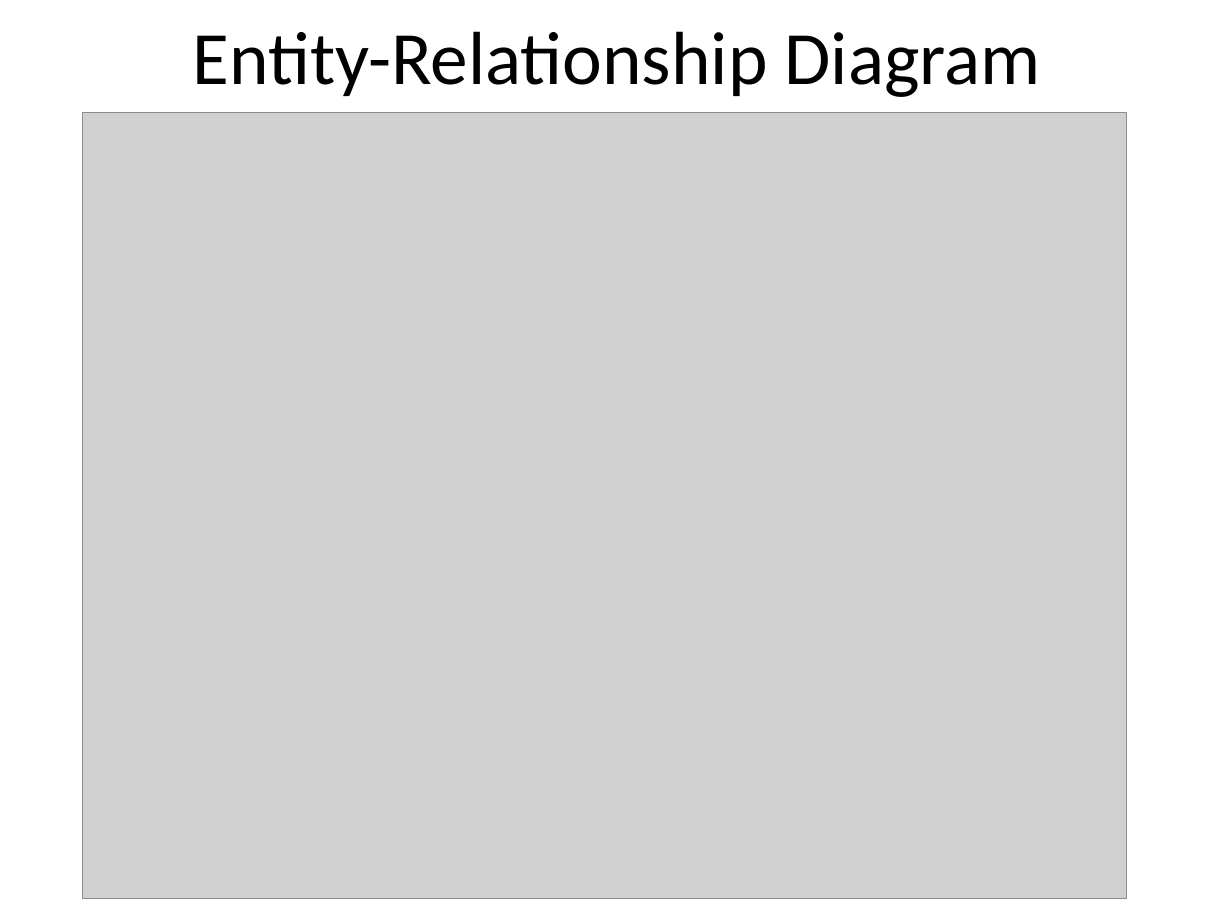
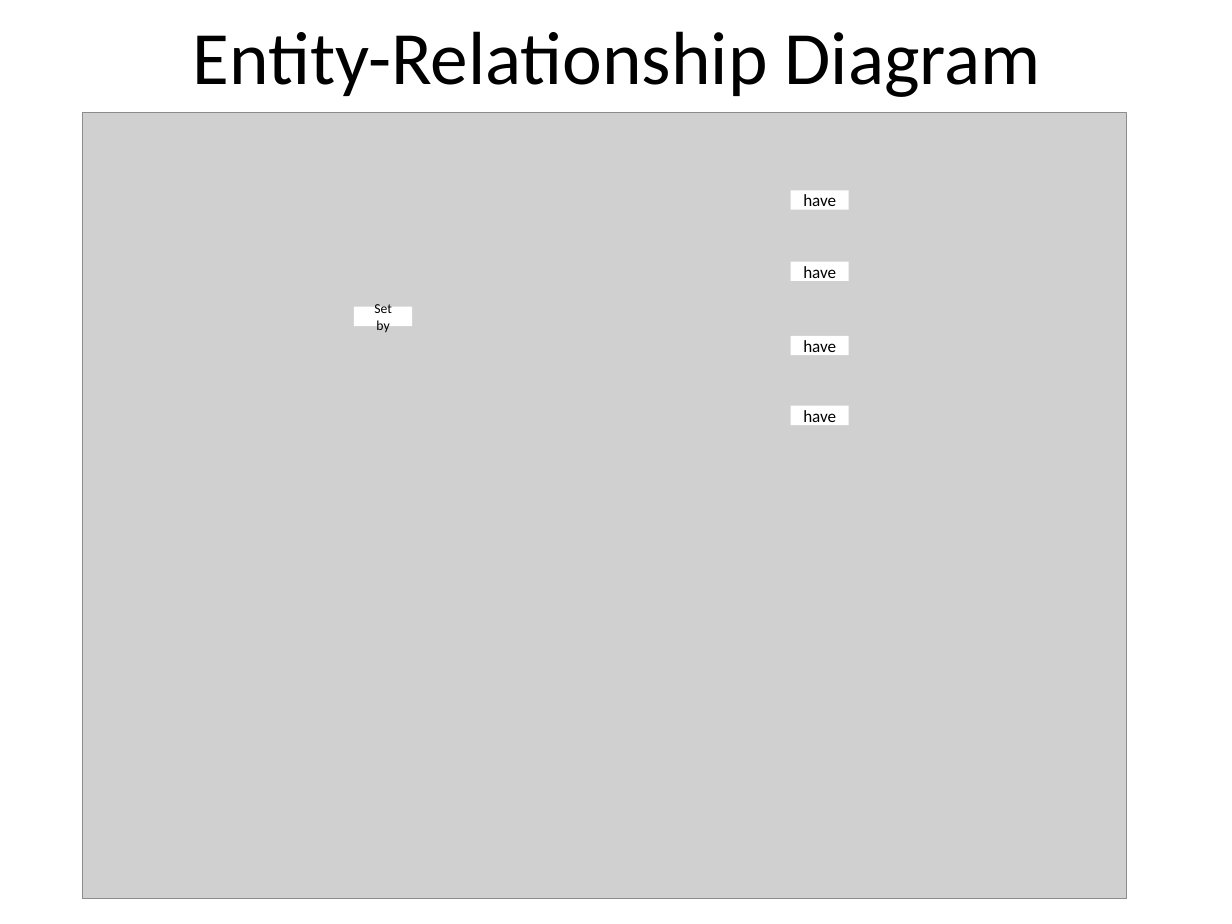
Before and after one commit to isaac-jordan/GrubGrabber, a slide deck: slide 15 of Design/Grub Grabber.pptx (slide 11 before the commit). Drawn at 1232x924 pixels with LibreOffice and Linux fonts; fonts in the diff are those of the drawing; grey boxes stand for pictures. Boxes give left, top, right and bottom in pixels: in the first picture for what was removed or moved away, otherwise in the second. Text is boxed around its words. In the diff, an @@ line names an element or a change of style, - is before the commit and + after.

```diff
--- a/Design/Grub Grabber.pptx
+++ b/Design/Grub Grabber.pptx
@@ rectangle added at (791,191,849,211), fill #FFFFFF, 10 pt, text #000000 @@
+have
@@ rectangle added at (791,261,849,281), fill #FFFFFF, 10 pt, text #000000 @@
+have
@@ rectangle added at (354,307,411,326), fill #FFFFFF, 8 pt, text #000000 @@
+Set by
@@ rectangle added at (791,336,849,356), fill #FFFFFF, 10 pt, text #000000 @@
+have
@@ rectangle added at (791,405,849,425), fill #FFFFFF, 10 pt, text #000000 @@
+have
```
Also in this commit, not shown: 4 other slides changed, 8 slides added, 4 slides removed.
